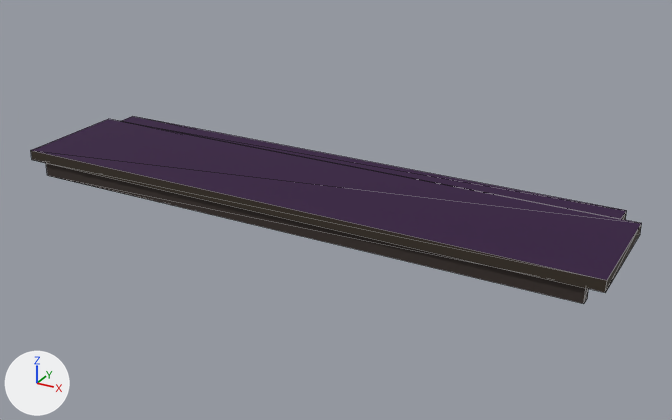
What one commit did to the glTF model public/assets/props/monorail_deck.glb.
Rendered twice from a 50 mm lens placed at (11.97, -35.75, 15.07), pointed at (0.65, -15.16, 4.78). Lighting does not change. The marker at lower left points along +X, +Y and +Z. The picture after the commit comes second. Mesh edges are drawn as thin lines. Where no turn or scale is listed for an object, it has been applied to the vertices. Vertices at exactly the same position are counted once.

Before the edit, the objects in view are built like this:
```python
me_monorail_deck = bpy.data.meshes.new('monorail_deck')
me_monorail_deck.from_pydata(...)  # 48 vertices, 62 faces; spans x -8.5..8.5, y -2.0..2.0, z -0.4..0.4
me_monorail_deck.materials.append(mat_m_facade)
ob_monorail_deck = bpy.data.objects.new('monorail_deck', me_monorail_deck)
ob_monorail_deck.location = (0.0, -15.3, 5.22)
```
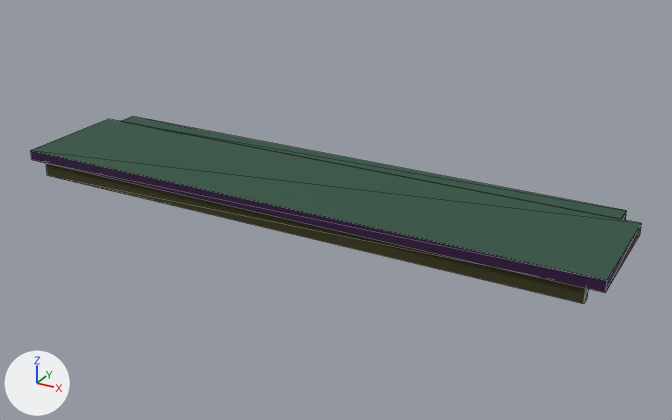
Pixel boxes [x1, y1, x2, y2] of what changed, in the pictures (672 x 420 px):
part 1 of me_monorail_deck, edited (looks the same): [46, 163, 589, 304] in both
part 2 of me_monorail_deck, recoloured: [31, 151, 642, 293] in both
part 3 of me_monorail_deck, recoloured (purple to green): [31, 116, 641, 280] in both

What the commit changed:
me_monorail_deck has 48 vertices, 62 faces and spans x -8.5..8.5, y -2.0..2.0, z -0.4..0.4.
me_monorail_deck is used by ob_monorail_deck; location (0.0, -15.3, 5.22).
me_monorail_deck part 1: 20 faces centred in x -8.0..8.0, y -1.9..1.5, z -0.4..-0.1 are repainted in the vertex colours; the middle colour goes from grey #ab9593 to yellow #abaa3b.
me_monorail_deck part 2: 18 faces centred in x -8.5..8.5, y -2.0..2.0, z 0.1..0.3 are repainted in the vertex colours; the middle colour goes from beige #ab957e to purple #9100cb.
me_monorail_deck part 3: 4 faces centred in x -2.8..2.8, y -0.9..1.8, z 0.4 are repainted in the vertex colours; the middle colour goes from purple #9100cb to green #91ffda.
